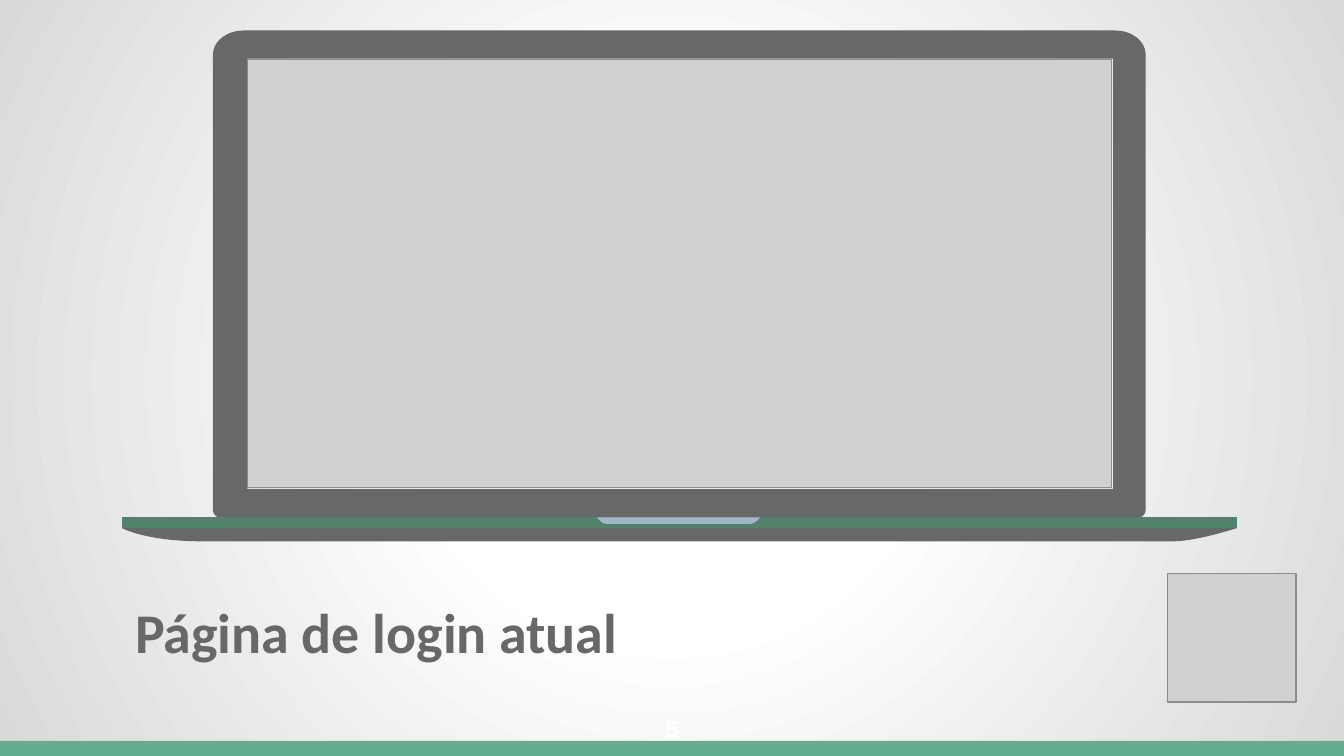
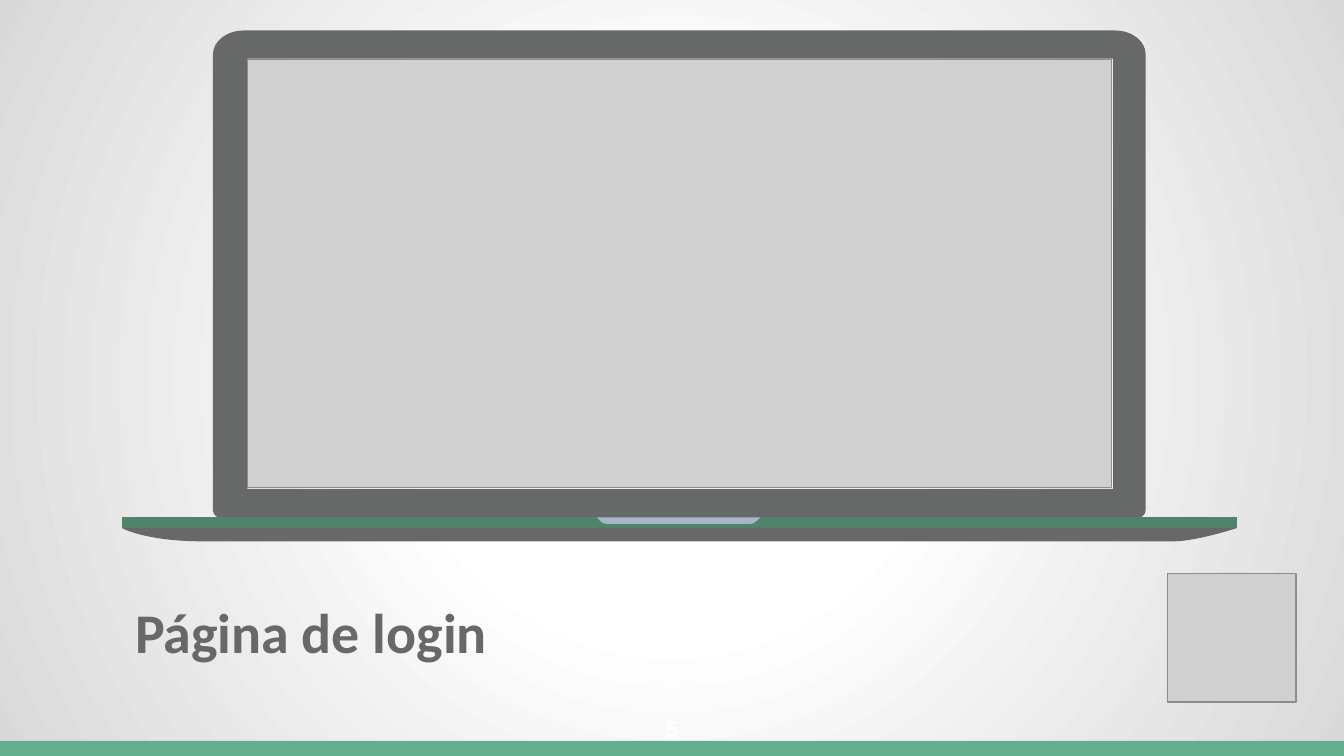
Before and after one commit to Conselho-Federal-de-Medicina/integracao-prescricao-cfm, a slide deck: slide 5 of docs/apresentacao/Integracao_com_a_Prescricao_Eletronica_do_CFM.pptx. Drawn at 1344x756 pixels with LibreOffice and Linux fonts; fonts in the diff are those of the drawing; grey boxes stand for pictures. Boxes give left, top, right and bottom in pixels: in the first picture for what was removed or moved away, otherwise in the second. Text is boxed around its words. In the diff, an @@ line names an element or a change of style, - is before the commit and + after.

```diff
--- a/docs/apresentacao/Integracao_com_a_Prescricao_Eletronica_do_CFM.pptx
+++ b/docs/apresentacao/Integracao_com_a_Prescricao_Eletronica_do_CFM.pptx
@@ text at (x1=135, y1=613, x2=487, y2=663): text changed @@
-Página de login atual
+Página de login
```
Also in this commit, not shown: 3 other slides changed, 2 other files.
